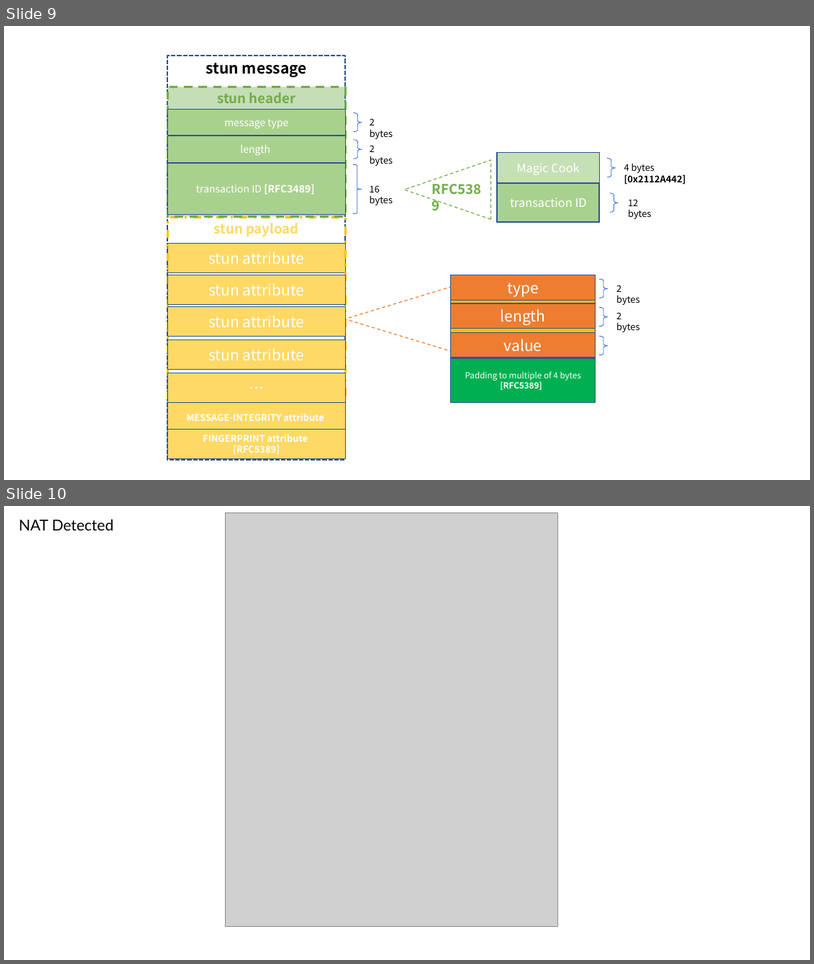
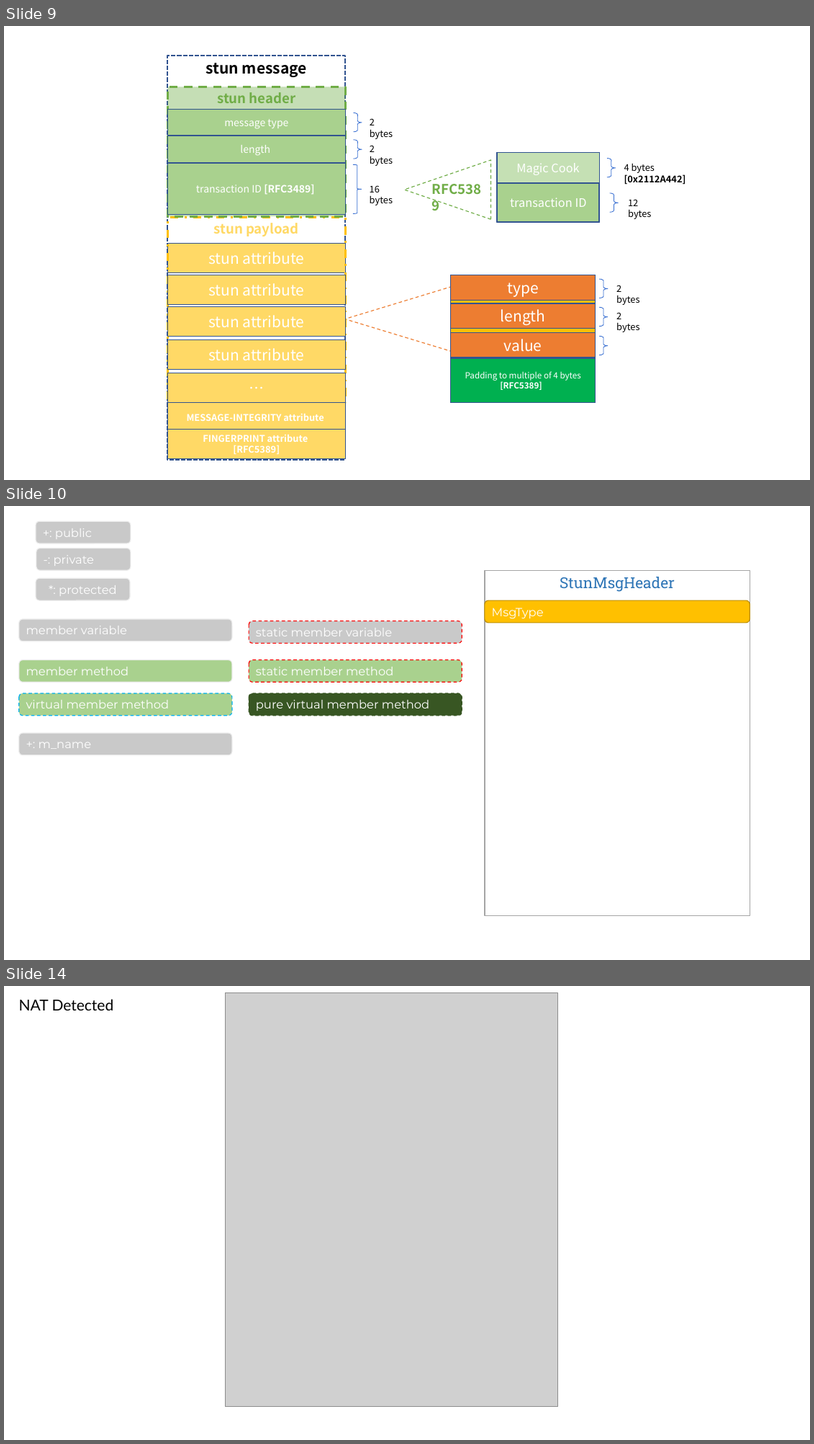
Before and after one commit to httpmail/ice, a slide deck: docs.pptx. Shown one above the other, each under a label of ours: slides 9 and 10 before the commit, slides 9, 10 and 14 after it; the slides between them are not shown. The pictures are 814x964 and 814x1444 pixels, drawn with LibreOffice and Linux fonts; fonts in the diff are those of the drawing; grey boxes stand for pictures. Boxes give left, top, right and bottom in pixels: in the first picture for what was removed or moved away, otherwise in the second. Text is boxed around its words. In the diff, an @@ line names an element or a change of style, - is before the commit and + after.

```diff
--- a/docs.pptx
+++ b/docs.pptx
@@ slide 10 added at bbox=[4, 506, 810, 960], background #FFFFFF @@
@@ rounded rectangle added at bbox=[36, 521, 131, 543], fill #C9C9C9, outline #EDEDED 1 pt, 14 pt, text #FFFFFF @@
++: public
@@ rounded rectangle added at bbox=[36, 548, 131, 571], fill #C9C9C9, outline #EDEDED 1 pt, 14 pt, text #FFFFFF @@
+-: private
@@ rectangle added at bbox=[485, 570, 751, 916], outline #A5A5A5 1.25 pt, 18 pt, text #2E75B6 @@
+StunMsgHeader
@@ rounded rectangle added at bbox=[36, 578, 130, 600], fill #C9C9C9, outline #EDEDED 1 pt, 14 pt, text #FFFFFF @@
+*: protected
@@ rounded rectangle added at bbox=[485, 600, 751, 623], fill #FFC000, outline #BD8E00 1 pt, 14 pt, text #FFFFFF @@
+MsgType
@@ rounded rectangle added at bbox=[19, 619, 233, 641], fill #C9C9C9, outline #EDEDED 1 pt, 14 pt, text #FFFFFF @@
+member variable
@@ rounded rectangle added at bbox=[249, 621, 463, 644], fill #C9C9C9, outline #FF0000 1 pt dashed, 14 pt, text #FFFFFF @@
+static member variable
@@ rounded rectangle added at bbox=[19, 659, 233, 682], fill #A9D18E, outline #EDEDED 1 pt, 14 pt, text #FFFFFF @@
+member method
@@ rounded rectangle added at bbox=[249, 659, 463, 682], fill #A9D18E, outline #FF0000 1 pt dashed, 14 pt, text #FFFFFF @@
+static member method
@@ rounded rectangle added at bbox=[19, 693, 233, 716], fill #A9D18E, outline #00B0F0 1 pt dashed, 14 pt, text #FFFFFF @@
+virtual member method
@@ rounded rectangle added at bbox=[249, 693, 463, 716], fill #385723, outline #385723 1 pt dashed, 14 pt, text #FFFFFF @@
+pure virtual member method
@@ rounded rectangle added at bbox=[19, 733, 233, 755], fill #C9C9C9, outline #EDEDED 1 pt, 14 pt, text #FFFFFF @@
++: m_name
@@ what was slide 10 is now slide 14 @@
```
Also in this commit, not shown: 3 other slides added, 13 other files.
